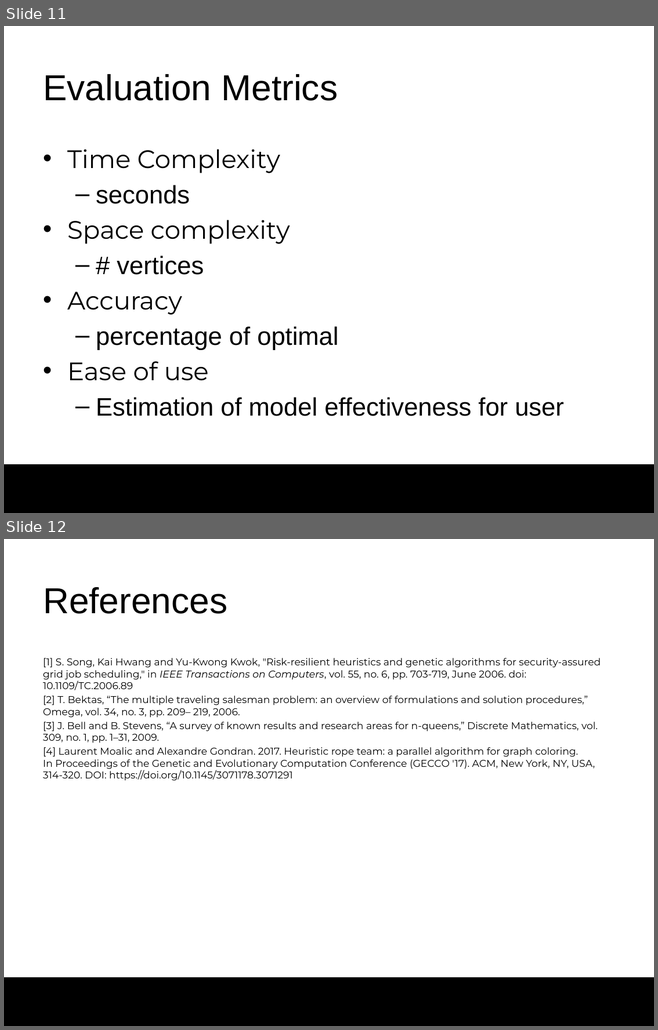
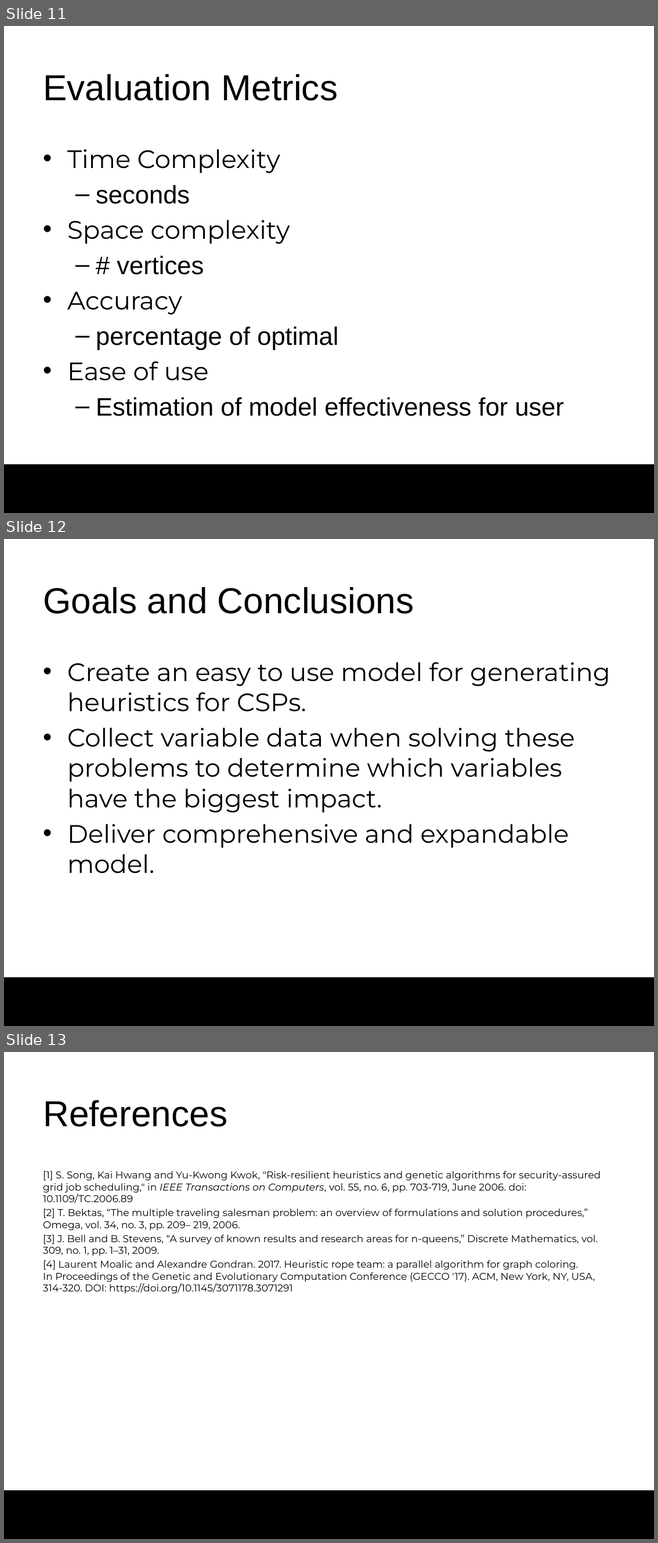
Before and after one commit to darrare/MS-Thesis, a slide deck: Documentation/Thesis Proposal.pptx. Shown one above the other, each under a label of ours: slides 11 and 12 before the commit, slides 11, 12 and 13 after it. The pictures are 658x1030 and 658x1543 pixels, drawn with LibreOffice and Linux fonts; fonts in the diff are those of the drawing; background and template pictures are left out. Boxes give left, top, right and bottom in pixels: in the first picture for what was removed or moved away, otherwise in the second. Text is boxed around its words. In the diff, an @@ line names an element or a change of style, - is before the commit and + after.

```diff
--- a/Documentation/Thesis Proposal.pptx
+++ b/Documentation/Thesis Proposal.pptx
@@ slide 12 added at (4,539,654,1026), background #FFFFFF; not listed: 1 template element that a slide beside it also shows @@
@@ title added at (43,587,414,614), 40 pt, text #000000 @@
+Goals and Conclusions
@@ text added at (67,662,610,874), 28 pt, text #000000 @@
+• Create an easy to use model for generating heuristics for CSPs.
+• Collect variable data when solving these problems to determine which variables have the biggest impact.
+• Deliver comprehensive and expandable model.
@@ what was slide 12 is now slide 13 @@
```
